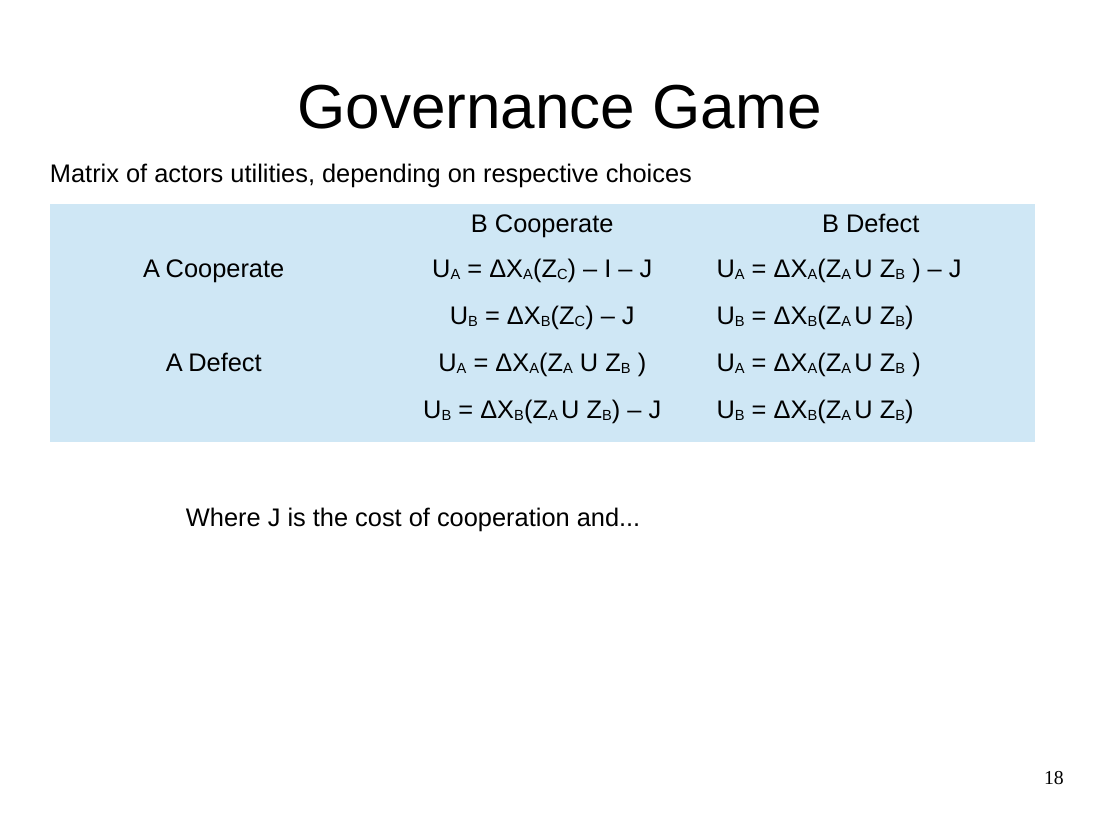
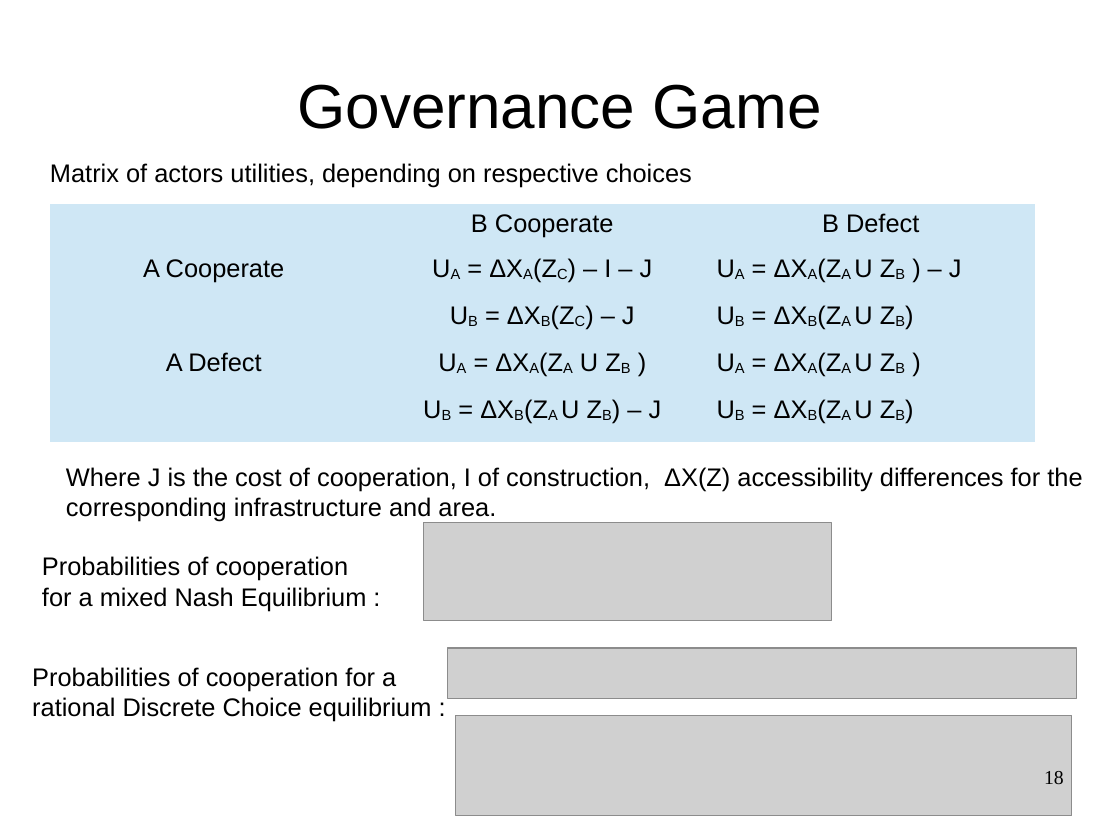
Before and after one commit to JusteRaimbault/CityNetwork, a slide deck: slide 18 of Docs/Communications/ECTQG2015/Metropolsim/LUTECIA-ECTQG-V4.odp. Drawn at 1120x840 pixels with LibreOffice and Linux fonts; fonts in the diff are those of the drawing; grey boxes stand for pictures. Boxes give left, top, right and bottom in pixels: in the first picture for what was removed or moved away, otherwise in the second. Text is boxed around its words. In the diff, an @@ line names an element or a change of style, - is before the commit and + after.

Commit message:
slides_ok

```diff
--- a/Docs/Communications/ECTQG2015/Metropolsim/LUTECIA-ECTQG-V4.odp
+++ b/Docs/Communications/ECTQG2015/Metropolsim/LUTECIA-ECTQG-V4.odp
@@ text at bbox=[66, 467, 1082, 522]: text changed @@
-Where J is the cost of cooperation and...
+Where J is the cost of cooperation, I of construction, ΔX(Z) accessibility differences for the
+corresponding infrastructure and area.
@@ picture added at bbox=[424, 523, 832, 621] @@
@@ text added at bbox=[42, 556, 367, 611], 18 pt, text #000000 @@
+Probabilities of cooperation
+for a mixed Nash Equilibrium :
@@ picture added at bbox=[448, 648, 1076, 699] @@
@@ text added at bbox=[32, 667, 432, 722], 18 pt, text #000000 @@
+Probabilities of cooperation for a
+rational Discrete Choice equilibrium :
@@ picture added at bbox=[456, 715, 1072, 816] @@
```
Also in this commit, not shown: 4 other slides changed, 10 slides added, 7 slides removed, 23 other files.
